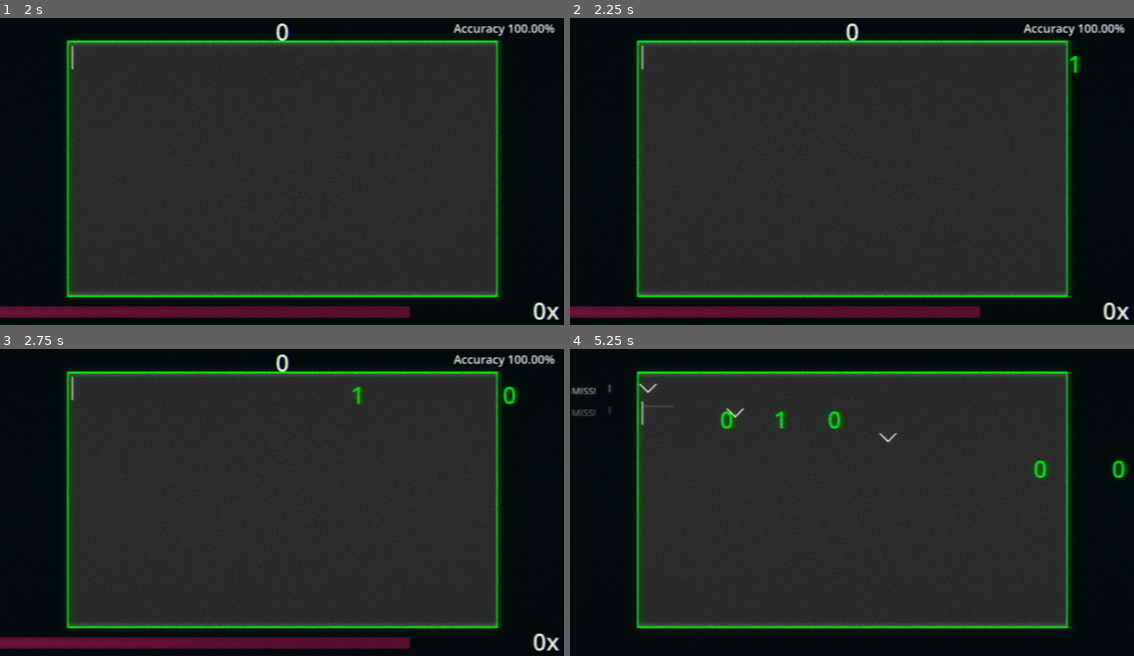
Above: before the commit, frames 1-4 (two rows, left to right).
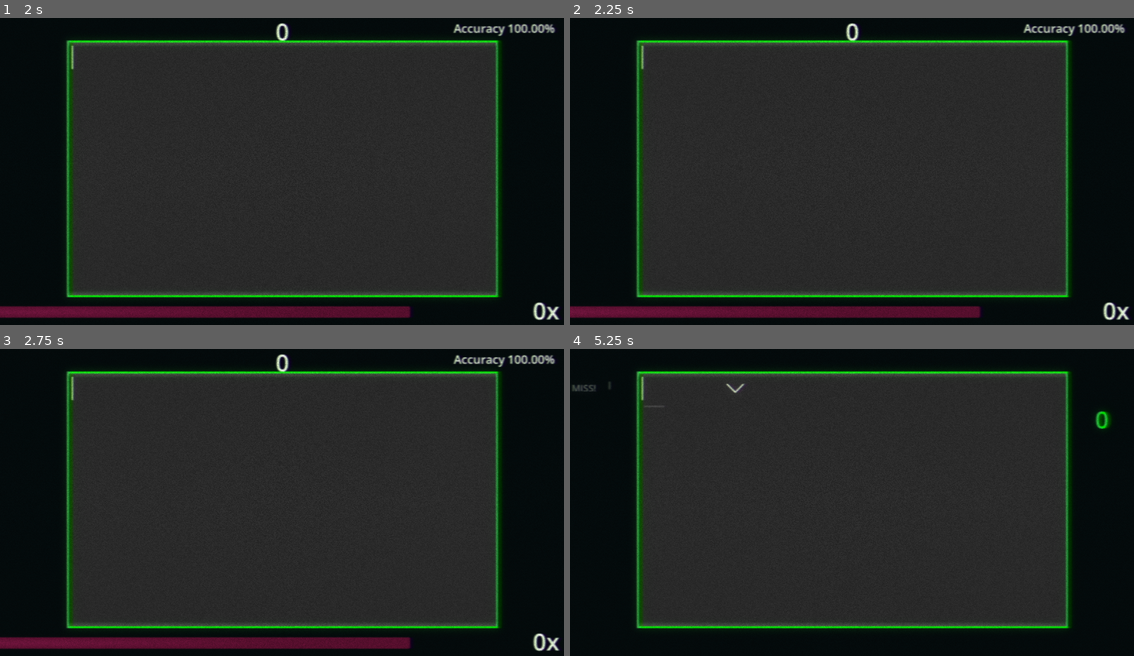
Above: after the commit, the same moments.

Repository: joeljanzen/Bitstreamer
Game: Godot game, scene res://Scenes/level.tscn
Same seed, same stepped clock (60 frames per second), same inputs: the game is played once before the commit and once after it.
Inputs:
- Up to frame 1 (2 s): tap Enter (enter) at 0.5 s; tap 0 (0 bit) at 0.6 s; tap Space at 1.25 s; tap 1 (1 bit) at 1.35 s
- Up to frame 2 (2.25 s): tap Enter (enter) at 2, 2.1 s
- Up to frame 3 (2.75 s): no input
- Up to frame 4 (5.25 s): tap W (spawn 0 bit) at 2.85 s; tap Q (spawn 1 bit) at 3.6 s; tap E (spawn enter) at 4.35 s; hold Tab (toggle level UI) from 5.03 s (still down)

Frame 1 is identical in both runs. In frame 2, less than 0.1% of the frame differs, in the area x 88-91%, y 12-18%; in frame 3, 0.2%; in frame 4, 1.2%, in the area x 0-99%, y 8-43%.
Error before the commit: Trying to assign invalid previously freed instance. (res://Scripts/Gameplay/play_area.gd:148)

Commit message:
More of a tutorial level

Diff:
--- a/Scripts/Gameplay/level.gd
+++ b/Scripts/Gameplay/level.gd
@@ -49,7 +49,7 @@
 	_play_area.no_bits_left.connect(_completed)
 	_levelUI.set_UI_visible(GameSettings.level_UI_enabled)
 
-	if load_level("tutorial_example"):
+	if load_level("tutorial"):
 		print("Successfully loaded level: %s" % level_name)
 		print("BPM: %s" % bpm)
 		print("Speed: %s" % bit_speed)
Not shown, changed: Levels/tutorial.txt
